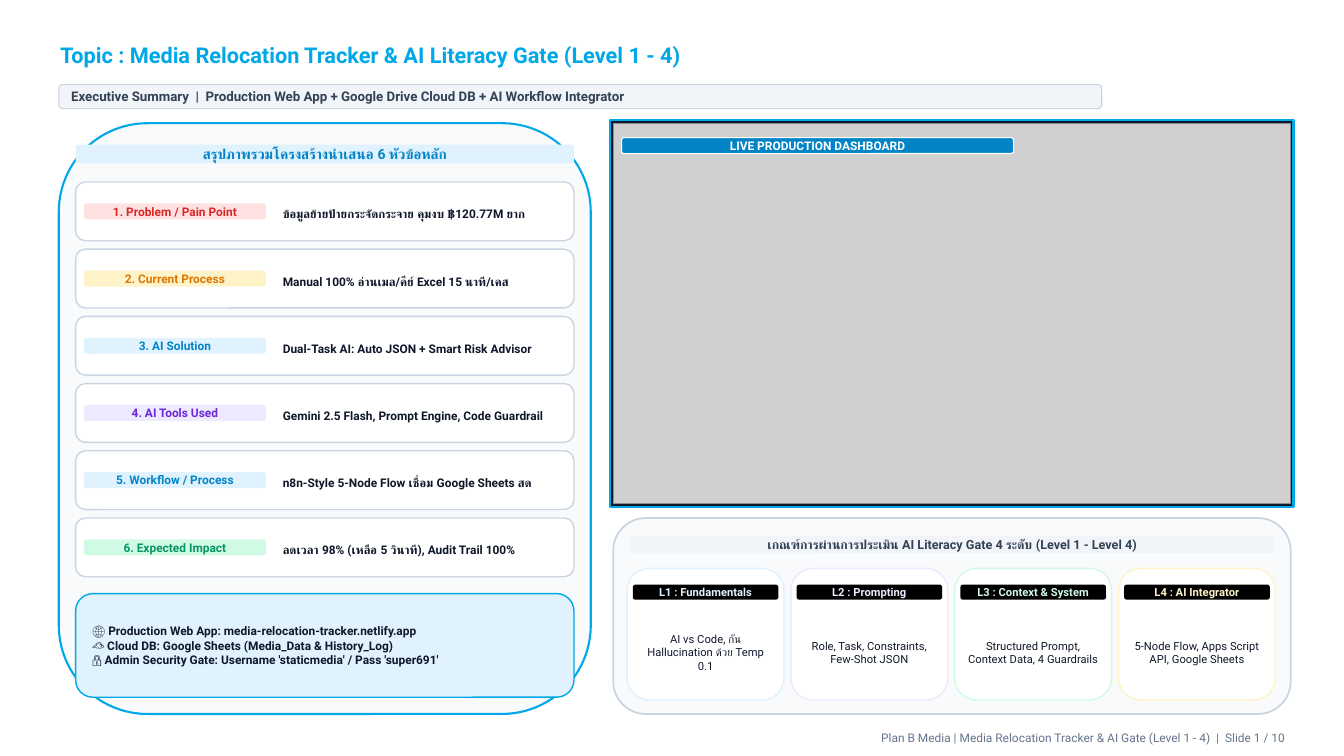
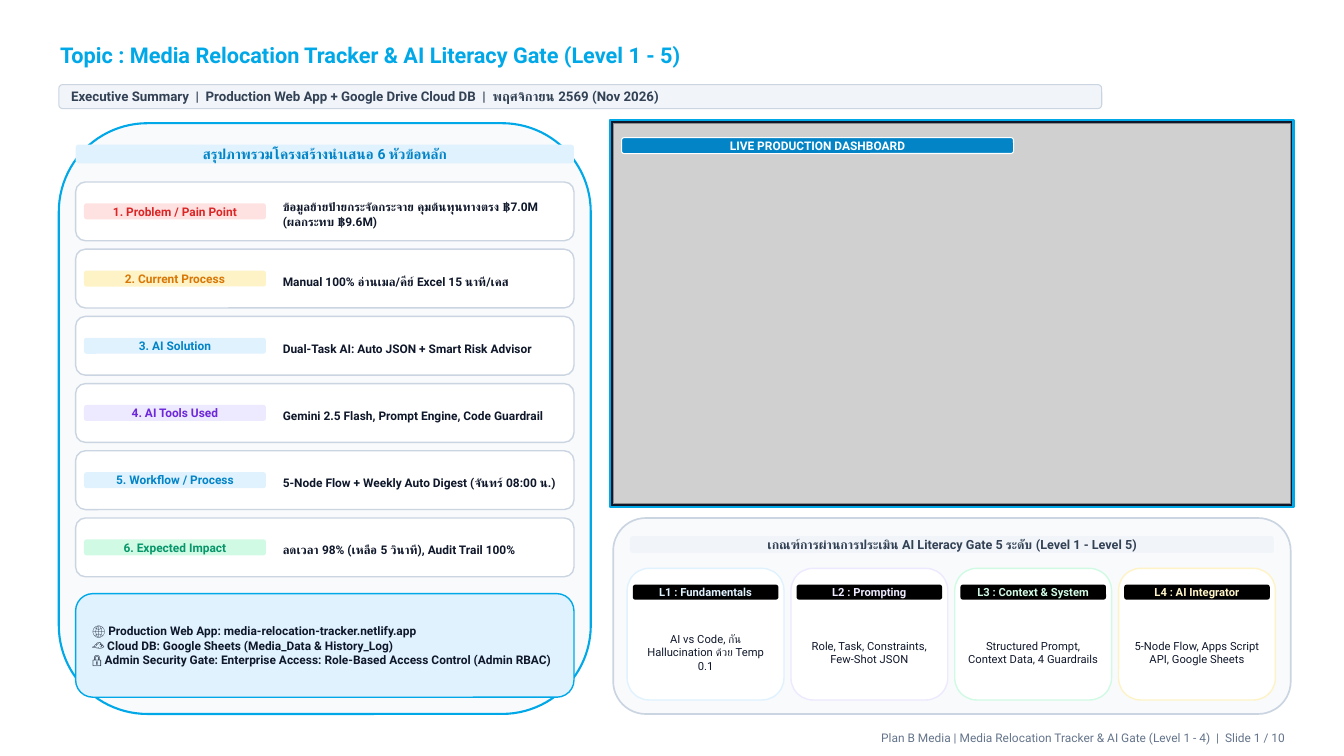
Before and after one commit to wasusangthong-sketch/media_relocation_dist, a slide deck: slide 1 of AI_Literacy_Gate_Level1_to_4_Presentation.pptx. Drawn at 1344x756 pixels with LibreOffice and Linux fonts; fonts in the diff are those of the drawing; grey boxes stand for pictures; background and template pictures are left out. Boxes give left, top, right and bottom in pixels: in the first picture for what was removed or moved away, otherwise in the second. Text is boxed around its words. In the diff, an @@ line names an element or a change of style, - is before the commit and + after.

Commit message:
docs: update 10-slide presentation and video demo with Executive Email Digest and Level 5 Scheduled Automation; remove demo button from production app

```diff
--- a/AI_Literacy_Gate_Level1_to_4_Presentation.pptx
+++ b/AI_Literacy_Gate_Level1_to_4_Presentation.pptx
@@ title at [60, 46, 680, 68]: text changed @@
-Topic : Media Relocation Tracker & AI Literacy Gate (Level 1 - 4)
+Topic : Media Relocation Tracker & AI Literacy Gate (Level 1 - 5)
@@ text in rounded rectangle at [71, 91, 659, 104]: text changed @@
-Executive Summary | Production Web App + Google Drive Cloud DB + AI Workflow Integrator
+Executive Summary | Production Web App + Google Drive Cloud DB | พฤศจิกายน 2569 (Nov 2026)
@@ text at [283, 202, 538, 229]: text changed @@
-ข้อมูลย้ายป้ายกระจัดกระจาย คุมงบ ฿120.77M ยาก
+ข้อมูลย้ายป้ายกระจัดกระจาย คุมต้นทุนทางตรง ฿7.0M (ผลกระทบ ฿9.6M)
@@ text at [283, 478, 556, 490]: text changed @@
-n8n-Style 5-Node Flow เชื่อม Google Sheets สด
+5-Node Flow + Weekly Auto Digest (จันทร์ 08:00 น.)
@@ text in rounded rectangle at [767, 539, 1137, 552]: text changed @@
-เกณฑ์การผ่านการประเมิน AI Literacy Gate 4 ระดับ (Level 1 - Level 4)
+เกณฑ์การผ่านการประเมิน AI Literacy Gate 5 ระดับ (Level 1 - Level 5)
@@ text at [105, 655, 551, 667]: text changed @@
-🔒 Admin Security Gate: Username 'staticmedia' / Pass 'super691'
+🔒 Admin Security Gate: Enterprise Access: Role-Based Access Control (Admin RBAC)
```
Also in this commit, not shown: 5 other slides changed, 4 other files.
